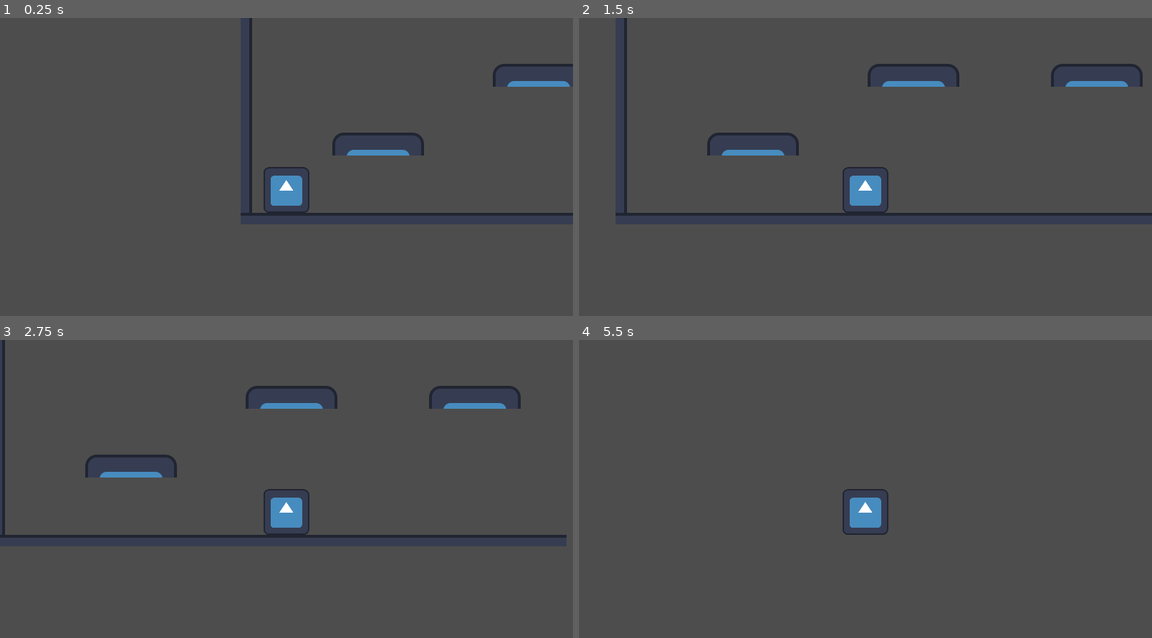
Above: before the commit, frames 1-4 (two rows, left to right).
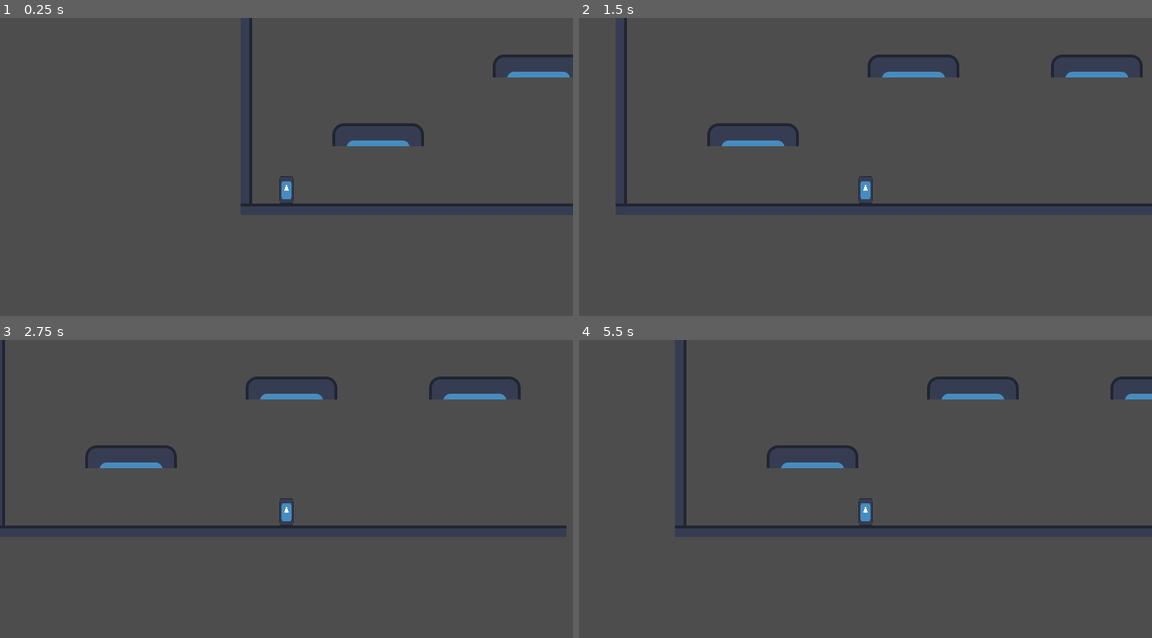
Above: after the commit, the same moments.

Repository: DeVelox/Niro
Game: Godot game, scene res://main.tscn
Two runs of this game, one before a commit and one after it. Both use one fixed random seed, a clock stepped at 60 frames per second and the inputs below. The engine's default icon, where the game draws it, is replaced by a stand-in: a white triangle on a blue panel in a dark square.
Inputs:
- Up to frame 1 (0.25 s): no input
- Up to frame 2 (1.5 s): tap Enter at 0.5 s; hold D (right) from 0.53 s (still down); tap Shift (dash) at 0.6 s; tap W (jump) at 0.77 s; tap S (crouch) at 1.35 s
- Up to frame 3 (2.75 s): tap W (jump) at 1.52 s; tap Shift (dash) at 1.55, 2.1 s; release D (right) at 2.03 s; hold A (left) from 2.03 s (still down)
- Up to frame 4 (5.5 s): release A (left) at 2.78 s; hold D (right) 2.78-4.28 s; tap Shift (dash) at 2.85, 3.8, 4.35, 5.1 s; tap W (jump) at 3.02, 3.77, 4.52 s; tap S (crouch) at 3.6 s; tap R (reset, bound only after the commit) at 4.15 s; hold A (left) 4.28-5.03 s; hold D (right) from 5.03 s (still down)

The runs differ from the first frame. In frame 1, 3.2% of the frame differs, in the area x 42-100%, y 12-67%; in frame 2, 4.7%; in frame 3, 4.8%, in the area x 0-99%, y 12-67%; in frame 4, 2.7%.

Commit message:
add reset redesign dash

Diff:
--- a/player.gd
+++ b/player.gd
@@ -13,11 +13,21 @@
 # Get the gravity from the project settings to be synced with RigidBody nodes.
 var gravity = ProjectSettings.get_setting("physics/2d/default_gravity")
 var has_double_jump = false
+var is_dashing = false
 var has_dash = false
 var speed = SPEED
 var platform
 
 func _physics_process(delta):
+	# Do not allow other movement while dashing
+	if is_dashing:
+		move_and_slide()
+		return
+
+	# Reset character to start of level
+	if Input.is_action_just_pressed("reset"):
+		position = Vector2(64,432)
+
 	# Add the gravity.
 	if not is_on_floor():
 		velocity.y += gravity * delta
@@ -67,6 +77,7 @@
 
 func try_dash():
 	if has_dash and !is_on_floor():
+		is_dashing = true
 		has_dash = false
 		dash_timer.wait_time = DASH_LENGTH
 		dash_timer.start()
@@ -77,6 +88,7 @@
 func _on_dash_timer_timeout():
 	gravity = ProjectSettings.get_setting("physics/2d/default_gravity")
 	speed = SPEED
+	is_dashing = false
 
 
 func _on_drop_timer_timeout():
--- a/player.tscn
+++ b/player.tscn
@@ -7,7 +7,7 @@
 size = Vector2(128, 128)
 
 [node name="Player" type="CharacterBody2D" groups=["players"]]
-scale = Vector2(0.5, 0.5)
+scale = Vector2(0.15, 0.3)
 collision_mask = 127
 script = ExtResource("1_0if4t")
 
--- a/project.godot
+++ b/project.godot
@@ -79,6 +79,11 @@
 "events": [Object(InputEventKey,"resource_local_to_scene":false,"resource_name":"","device":-1,"window_id":0,"alt_press …(182 unchanged characters)…
 ]
 }
+reset={
+"deadzone": 0.5,
+"events": [Object(InputEventKey,"resource_local_to_scene":false,"resource_name":"","device":-1,"window_id":0,"alt_pressed":false,"shift_pressed":false,"ctrl_pressed":false,"meta_pressed":false,"pressed":false,"keycode":0,"physical_keycode":82,"key_label":0,"unicode":114,"echo":false,"script":null)
+]
+}
 
 [layer_names]
 
